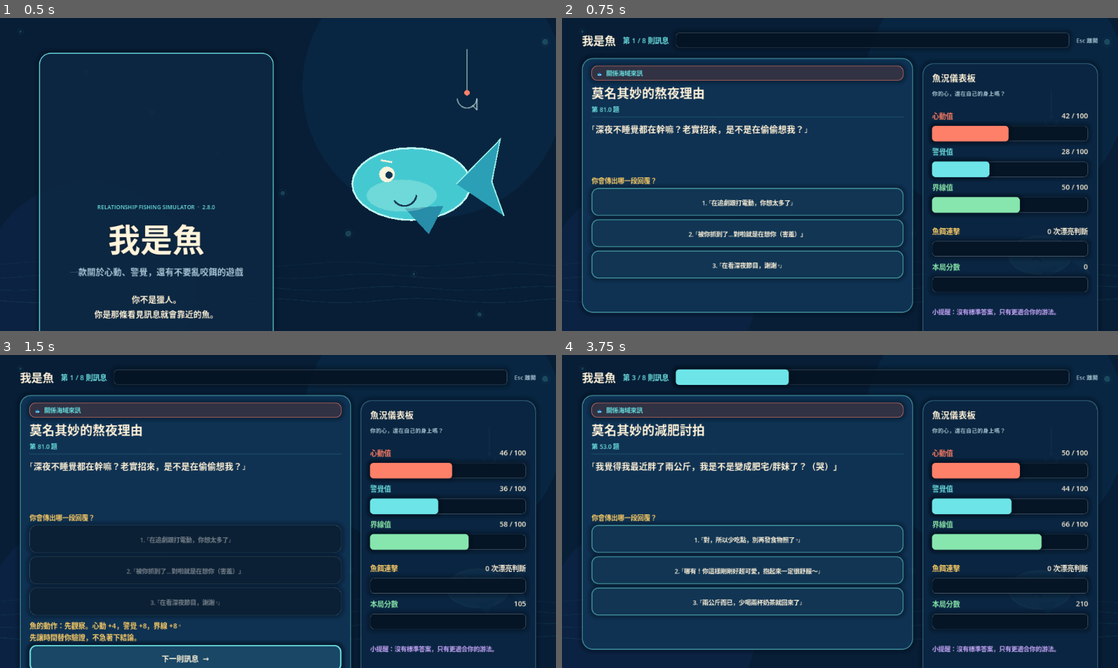
Above: before the commit, frames 1-4 (two rows, left to right).
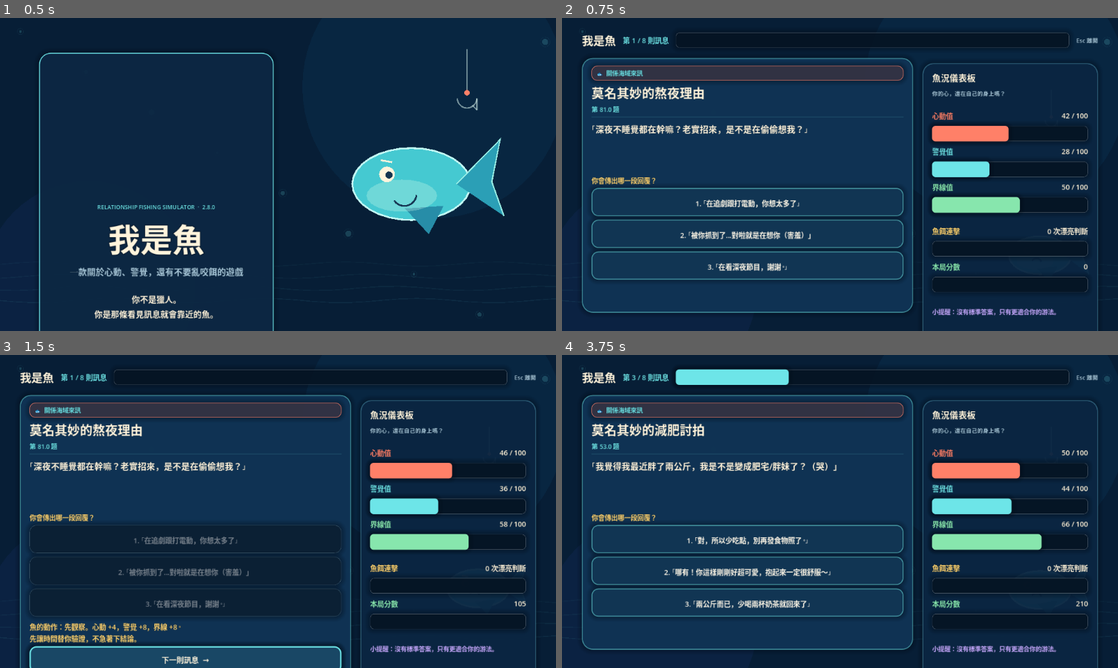
Above: after the commit, the same moments.

Repository: chinchin980717-hash/cindy.fish-hash.github.io
Game: Godot game, scene res://main.tscn
Two runs of this game, one before a commit and one after it. Both use one fixed random seed, a clock stepped at 60 frames per second and the inputs below.
Inputs:
- Up to frame 1 (0.5 s): no input
- Up to frame 2 (0.75 s): tap Enter at 0.5, 0.6 s
- Up to frame 3 (1.5 s): tap Space at 0.77 s; click "1. 「在追劇跟打電動，你想太多了」" at 1.25 s
- Up to frame 4 (3.75 s): click "下一則訊息 →" at 2 s; click "1. 「那我會回請你喝一杯珍珠奶茶」" at 2.75 s; click "下一則訊息 →" at 3.5 s

Frame 1 is identical in both runs. In frame 2, 2.4% of the frame differs, in the area x 5-62%, y 58-84%; in frame 3, 2.2%; in frame 4, 2.7%.

Commit message:
fix: improve reply choice text contrast

Diff:
--- a/main.gd
+++ b/main.gd
@@ -360,21 +360,24 @@
 	bite_button = _make_button("", CYAN, 154)
 	bite_button.autowrap_mode = TextServer.AUTOWRAP_WORD_SMART
 	bite_button.custom_minimum_size.y = 64
-	bite_button.add_theme_font_size_override("font_size", 14)
+	bite_button.add_theme_font_size_override("font_size", 16)
+	bite_button.add_theme_color_override("font_color", Color("fff8e8"))
 	bite_button.size_flags_horizontal = Control.SIZE_EXPAND_FILL
 	bite_button.pressed.connect(_choose.bind(0))
 	action_row.add_child(bite_button)
 	observe_button = _make_button("", CYAN, 154)
 	observe_button.autowrap_mode = TextServer.AUTOWRAP_WORD_SMART
 	observe_button.custom_minimum_size.y = 64
-	observe_button.add_theme_font_size_override("font_size", 14)
+	observe_button.add_theme_font_size_override("font_size", 16)
+	observe_button.add_theme_color_override("font_color", Color("fff8e8"))
 	observe_button.size_flags_horizontal = Control.SIZE_EXPAND_FILL
 	observe_button.pressed.connect(_choose.bind(1))
 	action_row.add_child(observe_button)
 	leave_button = _make_button("", CYAN, 154)
 	leave_button.autowrap_mode = TextServer.AUTOWRAP_WORD_SMART
 	leave_button.custom_minimum_size.y = 64
-	leave_button.add_theme_font_size_override("font_size", 14)
+	leave_button.add_theme_font_size_override("font_size", 16)
+	leave_button.add_theme_color_override("font_color", Color("fff8e8"))
 	leave_button.size_flags_horizontal = Control.SIZE_EXPAND_FILL
 	leave_button.pressed.connect(_choose.bind(2))
 	action_row.add_child(leave_button)
